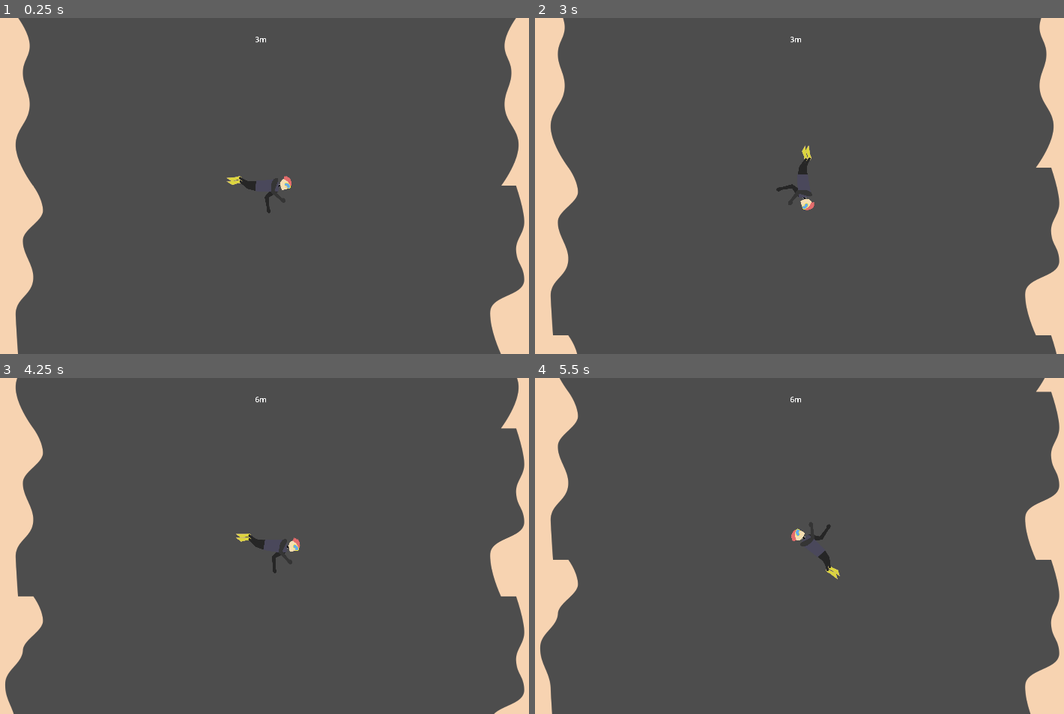
Above: before the commit, frames 1-4 (two rows, left to right).
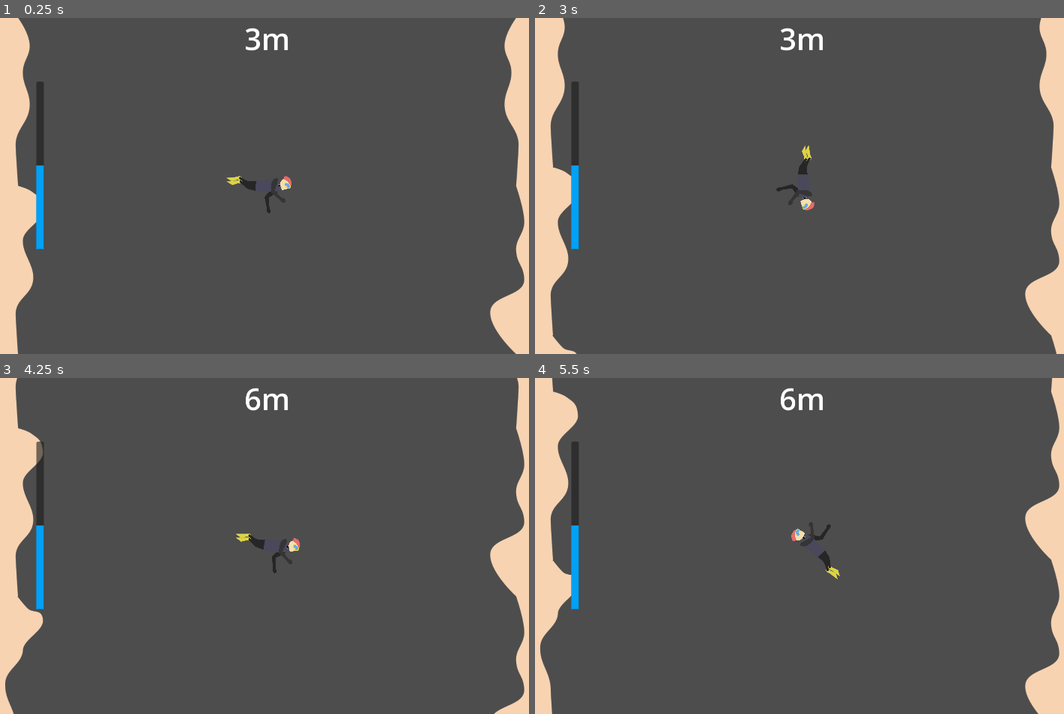
Above: after the commit, the same moments.

Repository: johannes-p/DeepDive
Game: Godot game, scene res://scenes/world.tscn
Same seed, same stepped clock (60 frames per second), same inputs: the game is played once before the commit and once after it. The project has no main scene, so this scene is started directly.
Inputs:
- Up to frame 1 (0.25 s): no input
- Up to frame 2 (3 s): tap Enter at 0.5 s; hold D (move_right) 0.53-1.28 s; hold A (move_left) 1.28-2.03 s; hold D (move_right) 2.03-2.78 s; hold W (move_forward) from 2.78 s (still down)
- Up to frame 3 (4.25 s): release W (move_forward) at 3.53 s; hold A (move_left) from 3.53 s (still down)
- Up to frame 4 (5.5 s): keep holding A (move_left)

The runs differ from the first frame. In frame 1, 1.4% of the frame differs, in the area x 2-99%, y 2-100%; in frame 2, 1.5%; in frame 3, 1.5%, in the area x 2-99%, y 2-72%; in frame 4, 1.5%.

Commit message:
fix terrain tiles, update ui

Diff:
--- /dev/null
+++ b/scenes/hud.tscn
@@ -0,0 +1,50 @@
+[gd_scene load_steps=6 format=3 uid="uid://b177wpeg11v3v"]
+
+[ext_resource type="Script" path="res://scripts/hud.gd" id="1_vnogd"]
+
+[sub_resource type="Gradient" id="Gradient_wmah2"]
+colors = PackedColorArray(0, 0, 0, 0, 1, 1, 1, 0)
+
+[sub_resource type="GradientTexture1D" id="GradientTexture1D_uslhm"]
+gradient = SubResource("Gradient_wmah2")
+
+[sub_resource type="StyleBoxFlat" id="StyleBoxFlat_82gxb"]
+bg_color = Color(0, 0.631373, 0.964706, 1)
+
+[sub_resource type="Theme" id="Theme_mmpjw"]
+VSlider/icons/grabber_disabled = SubResource("GradientTexture1D_uslhm")
+VSlider/styles/grabber_area = SubResource("StyleBoxFlat_82gxb")
+
+[node name="hud" type="CanvasLayer"]
+script = ExtResource("1_vnogd")
+
+[node name="Control" type="Control" parent="."]
+layout_mode = 3
+offset_right = 1920.0
+offset_bottom = 1080.0
+
+[node name="DepthLabel" type="Label" parent="Control"]
+layout_mode = 1
+anchors_preset = 5
+anchor_left = 0.5
+anchor_right = 0.5
+offset_left = -154.5
+offset_right = 154.5
+offset_bottom = 135.0
+grow_horizontal = 2
+theme_override_font_sizes/font_size = 96
+text = "DEPTH"
+horizontal_alignment = 1
+
+[node name="VSlider" type="VSlider" parent="Control"]
+layout_mode = 0
+offset_left = 208.0
+offset_top = 204.0
+offset_right = 224.0
+offset_bottom = 744.0
+scale = Vector2(3, 1)
+theme = SubResource("Theme_mmpjw")
+value = 50.0
+editable = false
+scrollable = false
+tick_count = 2
--- a/scenes/world.tscn
+++ b/scenes/world.tscn
@@ -1,21 +1,15 @@
-[gd_scene load_steps=13 format=3 uid="uid://6e6jgcbcoh7l"]
+[gd_scene load_steps=11 format=3 uid="uid://6e6jgcbcoh7l"]
 
 [ext_resource type="Script" path="res://scripts/world.gd" id="1_o435r"]
-[ext_resource type="Texture2D" uid="uid://ccx8c34sejpd8" path="res://assets/terrain/wall (2).png" id="2_q64b0"]
-[ext_resource type="Texture2D" uid="uid://brspytuvxxchn" path="res://assets/terrain/wall (3).png" id="3_xg5gd"]
-[ext_resource type="Texture2D" uid="uid://bvu6074pc06r2" path="res://assets/terrain/wall (4).png" id="4_bh2cu"]
-[ext_resource type="Texture2D" uid="uid://b6gond6eukwne" path="res://assets/terrain/wall (5).png" id="5_21j6d"]
-[ext_resource type="Texture2D" uid="uid://db5x7w67alhny" path="res://assets/terrain/wall (6).png" id="6_11yf2"]
-[ext_resource type="Texture2D" uid="uid://dttsu7i6a8uc7" path="res://assets/terrain/wall.png" id="7_wylrb"]
+[ext_resource type="Texture2D" uid="uid://dlt4vqftbbolx" path="res://assets/terrain/wall (2).png" id="2_q64b0"]
+[ext_resource type="Texture2D" uid="uid://c3771hv7spduv" path="res://assets/terrain/wall (3).png" id="3_xg5gd"]
+[ext_resource type="Texture2D" uid="uid://cn1pm16krjouf" path="res://assets/terrain/wall (4).png" id="4_bh2cu"]
+[ext_resource type="Texture2D" uid="uid://cqkdfrjbk5h5r" path="res://assets/terrain/wall (5).png" id="5_21j6d"]
+[ext_resource type="Texture2D" uid="uid://c3bdab8pkjdy1" path="res://assets/terrain/wall (6).png" id="6_11yf2"]
+[ext_resource type="Texture2D" uid="uid://bjbmr4pi5me33" path="res://assets/terrain/wall.png" id="7_wylrb"]
 [ext_resource type="PackedScene" uid="uid://cp0s2hx1k0rhu" path="res://scenes/terrain.tscn" id="8_pe0mt"]
 [ext_resource type="PackedScene" uid="uid://bngd583qvtj23" path="res://scenes/player.tscn" id="9_5ndwm"]
-[ext_resource type="Script" path="res://scripts/hud.gd" id="10_4wo23"]
-
-[sub_resource type="StyleBoxFlat" id="StyleBoxFlat_82gxb"]
-bg_color = Color(0, 0.631373, 0.964706, 1)
-
-[sub_resource type="Theme" id="Theme_e7rwt"]
-VSlider/styles/grabber_area = SubResource("StyleBoxFlat_82gxb")
+[ext_resource type="PackedScene" uid="uid://b177wpeg11v3v" path="res://scenes/hud.tscn" id="10_o3trg"]
 
 [node name="world" type="Node2D"]
 script = ExtResource("1_o435r")
@@ -30,45 +24,12 @@
 position = Vector2(960, 540)
 scale = Vector2(0.25, 0.25)
 
-[node name="Control" type="Control" parent="Camera2D"]
-layout_mode = 3
-anchors_preset = 0
-offset_left = -3840.0
-offset_top = -2160.0
-offset_right = 3840.0
-offset_bottom = 2160.0
-script = ExtResource("10_4wo23")
-
-[node name="DepthLabel" type="Label" parent="Camera2D/Control"]
-layout_mode = 1
-anchors_preset = 5
-anchor_left = 0.5
-anchor_right = 0.5
-offset_left = -154.5
-offset_top = 208.0
-offset_right = 154.5
-offset_bottom = 343.0
-grow_horizontal = 2
-theme_override_font_sizes/font_size = 96
-text = "DEPTH"
-
-[node name="VSlider" type="VSlider" parent="Camera2D/Control"]
-layout_mode = 0
-offset_left = 208.0
-offset_top = 204.0
-offset_right = 224.0
-offset_bottom = 2124.0
-scale = Vector2(8, 1)
-theme = SubResource("Theme_e7rwt")
-value = 50.0
-editable = false
-scrollable = false
-tick_count = 2
-
 [node name="terrain_start_l" type="Node2D" parent="."]
 position = Vector2(125, 270)
 
 [node name="terrain_start_r" type="Node2D" parent="."]
 position = Vector2(1795, 270)
 
-[connection signal="update_depth" from="player" to="Camera2D/Control" method="_on_player_update_depth"]
+[node name="hud" parent="." instance=ExtResource("10_o3trg")]
+
+[connection signal="update_depth" from="player" to="hud" method="_on_player_update_depth"]
--- a/scripts/hud.gd
+++ b/scripts/hud.gd
@@ -1,4 +1,4 @@
-extends Control
+extends CanvasLayer
 
 
 # Called when the node enters the scene tree for the first time.
@@ -12,4 +12,4 @@
 
 
 func _on_player_update_depth(depth):
-	$DepthLabel.text = str(depth) + 'm'
+	$Control/DepthLabel.text = str(depth) + 'm'
--- a/scripts/world.gd
+++ b/scripts/world.gd
@@ -39,3 +39,7 @@
 
 		add_child(left_instance)
 		add_child(right_instance)
+
+
+func _on_player_update_depth():
+	pass # Replace with function body.
Binary file changed: assets/terrain/wall (2).png
Not shown, changed: assets/terrain/wall (2).png.import
Binary file changed: assets/terrain/wall (3).png
Not shown, changed: assets/terrain/wall (3).png.import
Binary file changed: assets/terrain/wall (4).png
Not shown, changed: assets/terrain/wall (4).png.import
Binary file changed: assets/terrain/wall (5).png
Not shown, changed: assets/terrain/wall (5).png.import
Binary file changed: assets/terrain/wall (6).png
Not shown, changed: assets/terrain/wall (6).png.import
Binary file changed: assets/terrain/wall.png
Not shown, changed: assets/terrain/wall.png.import
